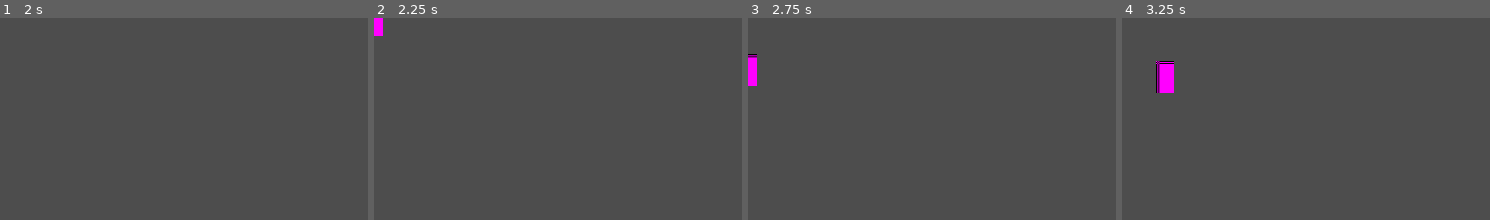
Above: before the commit, frames 1-4 (left to right).
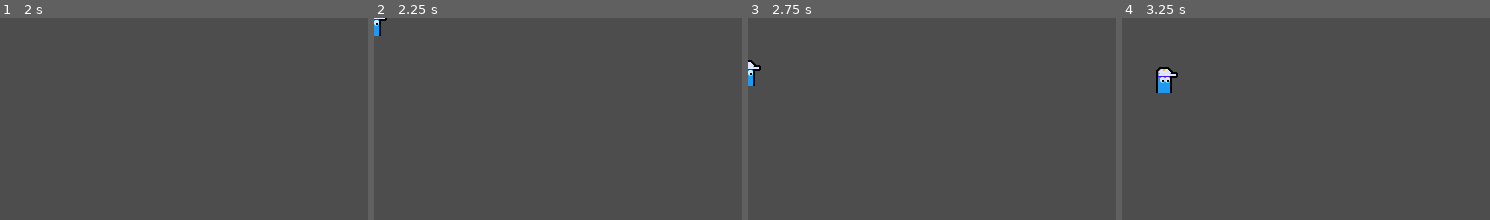
Above: after the commit, the same moments.

Repository: mpowell773/Godot_Multiplayer_Tut
Game: Godot game, scene res://ui/main_menu/main_menu.tscn
Two runs of this game, one before a commit and one after it. Both use one fixed random seed, a clock stepped at 60 frames per second and the inputs below.
Inputs:
- Up to frame 1 (2 s): tap Enter at 0.5 s; hold D (move_right) 0.53-1.25 s; click "Host" at 1.25 s
- Up to frame 2 (2.25 s): tap Space at 2 s; hold S (move_down) from 2.03 s (still down)
- Up to frame 3 (2.75 s): keep holding S (move_down)
- Up to frame 4 (3.25 s): release S (move_down) at 2.78 s; hold D (move_right) from 2.78 s (still down)

Frame 1 is identical in both runs. In frame 2, 0.2% of the frame differs, in the area x 0-4%, y 0-9%; in frame 3, 0.4%; in frame 4, 0.8%, in the area x 9-16%, y 21-38%.

Commit message:
replace placeholder player with asset

Diff:
--- a/entities/player/player.tscn
+++ b/entities/player/player.tscn
@@ -2,14 +2,12 @@
 
 [ext_resource type="Script" uid="uid://dt1bkp7wf4n6" path="res://entities/player/player.gd" id="1_symyc"]
 [ext_resource type="PackedScene" uid="uid://d2rdr8p54cc5d" path="res://component/player_input_synchronizer_component.tscn" id="2_abrql"]
+[ext_resource type="Texture2D" uid="uid://dousda1allju0" path="res://entities/player/player-medium.png" id="3_sglur"]
 
 [sub_resource type="SceneReplicationConfig" id="SceneReplicationConfig_abrql"]
 properties/0/path = NodePath(".:global_position")
 properties/0/spawn = true
 properties/0/replication_mode = 1
-
-[sub_resource type="PlaceholderTexture2D" id="PlaceholderTexture2D_g4v7s"]
-size = Vector2(18, 32)
 
 [sub_resource type="CircleShape2D" id="CircleShape2D_g4v7s"]
 
@@ -23,8 +21,9 @@
 replication_config = SubResource("SceneReplicationConfig_abrql")
 
 [node name="Sprite2D" type="Sprite2D" parent="." unique_id=1893487873]
-position = Vector2(0, -16)
-texture = SubResource("PlaceholderTexture2D_g4v7s")
+texture = ExtResource("3_sglur")
+centered = false
+offset = Vector2(-9, -26)
 
 [node name="CollisionShape2D" type="CollisionShape2D" parent="." unique_id=97801099]
 position = Vector2(0, -10)
--- a/project.godot
+++ b/project.godot
@@ -51,3 +51,7 @@
 , Object(InputEventKey,"resource_local_to_scene":false,"resource_name":"","device":-1,"window_id":0,"alt_pressed":false …(186 unchanged characters)…
 ]
 }
+
+[rendering]
+
+textures/canvas_textures/default_texture_filter=0
Binary file added: entities/player/player-medium.png
Not shown, added: entities/player/player-medium.png.import
